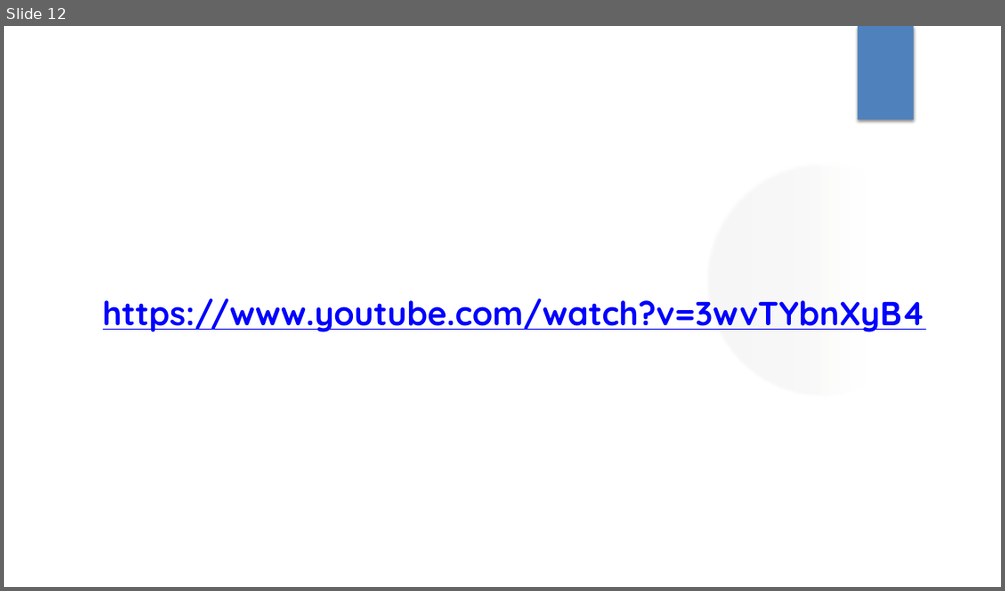
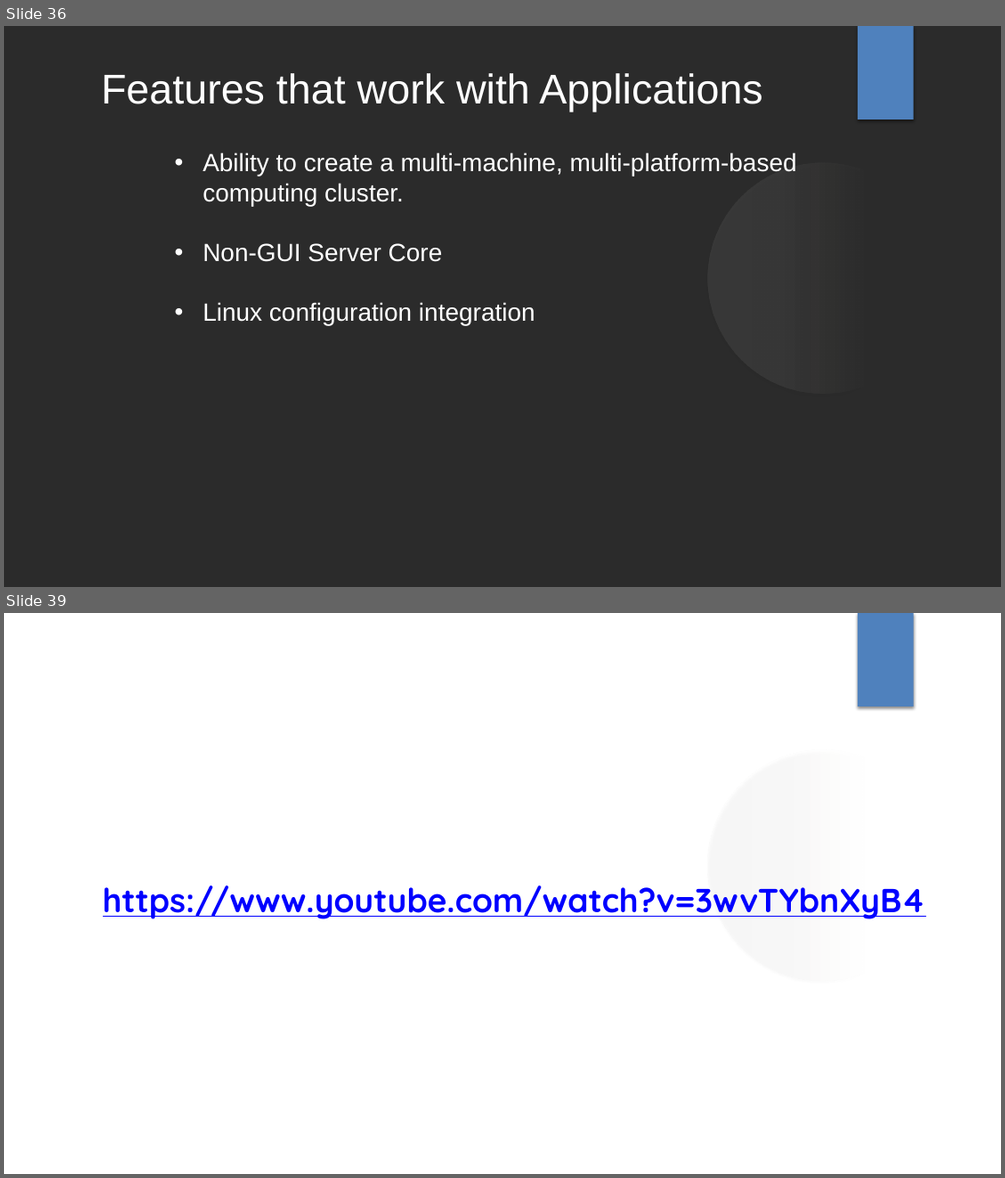
Before and after one commit to knight-coder-llc/net-403-ppt, a slide deck: Windows Server 2019.pptx. Shown one above the other, each under a label of ours: slide 12 before the commit, slides 36 and 39 after it; the slides between them are not shown. The pictures are 1005x591 and 1005x1178 pixels, drawn with LibreOffice and Linux fonts; fonts in the diff are those of the drawing; background and template pictures are left out; a plain dark background stands for a picture behind light text. Boxes give left, top, right and bottom in pixels: in the first picture for what was removed or moved away, otherwise in the second. Text is boxed around its words. In the diff, an @@ line names an element or a change of style, - is before the commit and + after.

```diff
--- a/Windows Server 2019.pptx
+++ b/Windows Server 2019.pptx
@@ slide 36 added at bbox=[4, 26, 1001, 587], background picture (left out); not listed: 2 template elements that a slide beside it also shows @@
@@ text added at bbox=[101, 73, 762, 112], 40 pt, text #FFFFFF @@
+Features that work with Applications
@@ text added at bbox=[202, 152, 797, 325], 24 pt, text #FFFFFF @@
+• Ability to create a multi-machine, multi-platform-based computing cluster.
+• Non-GUI Server Core
+• Linux configuration integration
@@ what was slide 12 is now slide 39 @@
```
Also in this commit, not shown: 3 slides changed, 28 other slides added, 1 slide removed.
